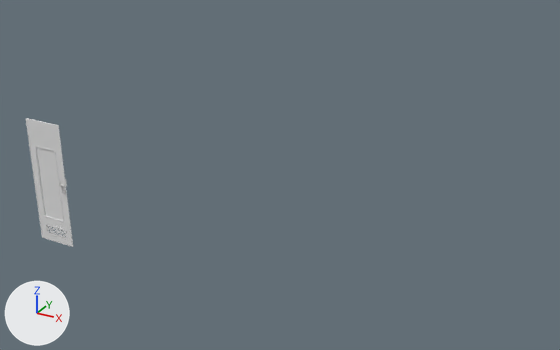
What one commit did to the FBX model Assets/Fbx/Vagon/Vagon_door/Vagon_door_Stateroom_01.fbx.
Camera for both pictures: a 50 mm lens placed at (8.97, -8.1, 6.14), pointed at (4.21, 0.54, 1.82). The axes (+X, +Y, +Z) are drawn at lower left. The lights are the same throughout. Materials are left out; every surface is plain grey. Where no turn or scale is listed for an object, it has been applied to the vertices. Vertices at the same position are counted once.

The scene before the commit, as lines of its bpy script (objects in view):
```python
me_mesh = bpy.data.meshes.new('Mesh')
me_mesh.from_pydata(...)  # 1030 vertices, 1001 faces; spans x 0.131..0.664, y -0.059..0.03, z 0.444..1.655
me_mesh.materials.append(mat_im_door)
me_mesh_002 = bpy.data.meshes.new('Mesh.002')
me_mesh_002.from_pydata(...)  # 88 vertices, 63 faces; spans x 0.0..0.68, y 0.0..0.03, z 0.01..2.1
me_mesh_002.materials.append(mat_im_wood_t)
me_mesh_003 = bpy.data.meshes.new('Mesh.003')
me_mesh_003.from_pydata(...)  # 1029 vertices, 735 faces; spans x 0.0..0.68, y 0.0..0.03, z 0.01..2.1
me_mesh_003.materials.append(mat_im_metal_insert)
ob_im_metal_insert = bpy.data.objects.new('IM_Metal_Insert', me_mesh_003)
ob_im_metal_insert.location = (0.0, 0.0, -0.01)
ob_im_wood_t = bpy.data.objects.new('IM_Wood_T', me_mesh_002)
ob_im_wood_t.location = (0.0, 0.0, -0.01)
ob_vagon_door_stateroom_01 = bpy.data.objects.new('Vagon_door_Stateroom_01', me_mesh)
ob_vagon_door_stateroom_01.location = (0.0, 0.0, -0.01)
```
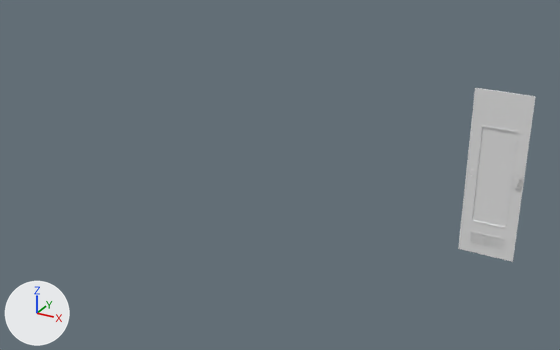
What differs and where, as boxes (x1, y1, x2, y2) in the pictures (560 x 350 px):
'Vagon_door_Stateroom_01', reshaped, moved (155% wider, 133% taller)
    before: (36, 147, 66, 221)
    after: (458, 88, 536, 262)
'IM_Wood_T', deleted
    before: (27, 118, 72, 247)
'IM_Metal_Insert', deleted
    before: (26, 119, 73, 247)
part 1 of me_mesh, added
    after: (468, 230, 506, 252)
part 2 of me_mesh, added
    after: (458, 88, 536, 262)

What the commit changed:
me_mesh is used by ob_vagon_door_stateroom_01; location (0.0, 0.0, -0.01).
me_mesh had 1030 vertices, 1001 faces and spanned x 0.131..0.664, y -0.059..0.03, z 0.444..1.655.
me_mesh now has 1865 vertices, 1565 faces and spans x 0.0..0.676, y -0.037..0.03, z 0.01..2.1.
me_mesh part 1: a new loose piece of 424 vertices spanning x 0.106..0.567, y 0.0..0.003, z 0.116..0.299.
me_mesh part 2: 217 vertices added at x 0.0..0.676, y -0.002..0.03, z 0.01..2.1.
Object 'IM_Metal_Insert' (ob_im_metal_insert) is deleted.
Object 'IM_Wood_T' (ob_im_wood_t) is deleted.
Object 'Vagon_door_Stateroom_01' (ob_vagon_door_stateroom_01) moves from (0.0, 0.0, -0.01) to (6.805, 0.454, 1.38).
